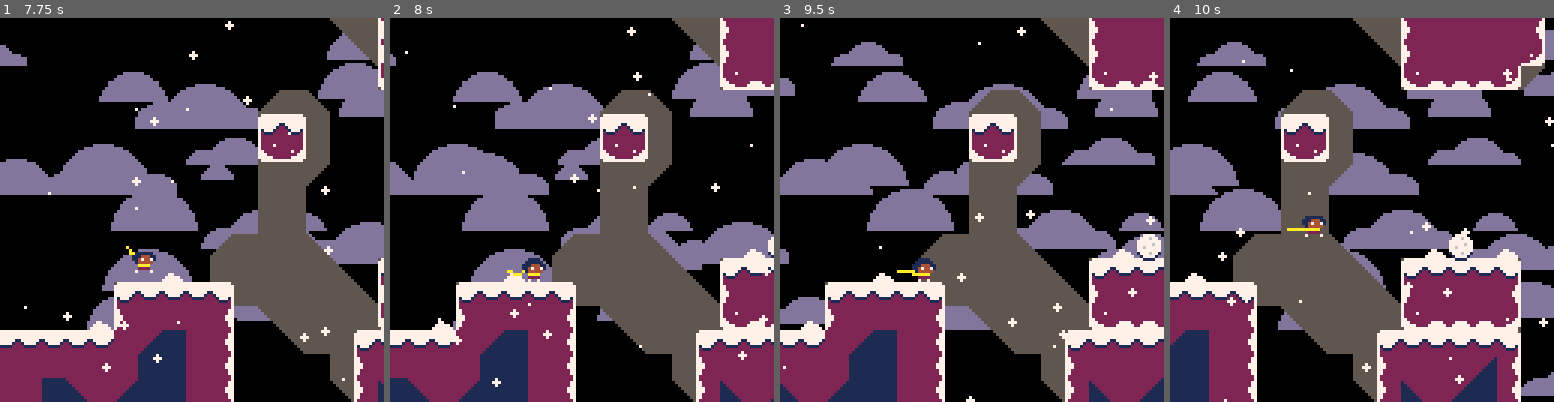
Above: before the commit, frames 1-4 (left to right).
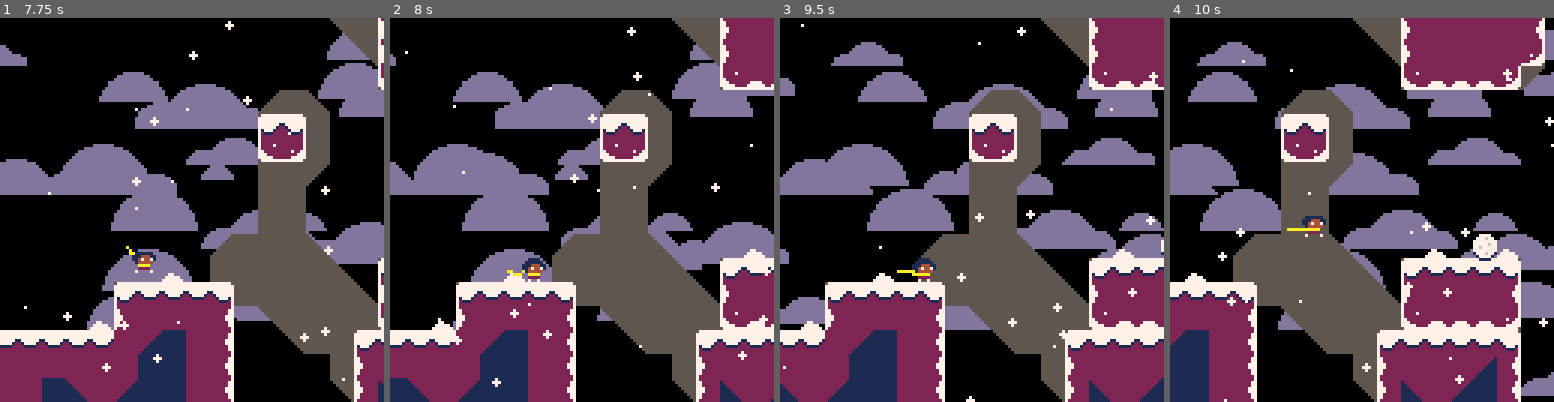
Above: after the commit, the same moments.

Repository: ExOK/Celeste2
Game: PICO-8 cartridge 1.p8
Two runs of this game, one before a commit and one after it. Both use one fixed random seed, a clock stepped at 60 frames per second and the inputs below.
Inputs:
- Up to frame 1 (7.75 s): tap X (X key) at 0.33, 1.07, 1.85, 2.97, 4.08, 5.2, 6.32, 7.43 s; tap O (Z key) at 0.7, 1.7, 2.1, 2.5, 2.9, 3.3, 3.7, 4.1, 4.5, 4.9, 5.3, 5.7, 6.1, 6.5, 6.9, 7.3, 7.7 s; hold Right 1.6-2.1 s; hold Right 2.47-3.03 s; hold Left 3.08-3.58 s; hold Down 3.63-3.97 s; hold Right 4.02-4.68 s; hold Left 5.08-5.68 s; hold Down 5.73-6.03 s; hold Right 6.08-6.58 s; hold Right 6.63-7.13 s; hold Right from 7.5 s (still down)
- Up to frame 2 (8 s): keep holding Right
- Up to frame 3 (9.5 s): release Right at 8.07 s; tap O (Z key) every 0.4 s from 8.1 to 9.3 s; hold Left 8.12-8.62 s; tap X (X key) at 8.55 s; hold Down 8.67-9 s; hold Right from 9.05 s (still down)
- Up to frame 4 (10 s): tap X (X key) at 9.67 s; tap O (Z key) at 9.7 s; release Right at 9.72 s

Frame 1 is identical in both runs. In frame 2, less than 0.1% of the frame differs, in the area x 98-100%, y 57-63%; in frame 3, 0.4%; in frame 4, 0.7%, in the area x 72-86%, y 56-64%.

Commit message:
1.p8 tweaks

Diff:
--- a/1.p8
+++ b/1.p8
@@ -85,19 +85,19 @@
 000000000000000000000000000000000000002a282021212121220000000000000000000000000000000000000000000000000000000000000000000000000000000000000000000000000000000000000000000000000000000000000000000000000000000000000000000000000000000000000000000000000000000000
 00000000000000000000000000000000000000002a2021212121320000000000000000000000000000000000000000000000000000000000000000000000000000000000000000000000000000000000000000000000000000000000000000000000000000000000000000000000000000000000000000000000000000000000
 0000000000000000000000000000000000000000003031313132290000000000000000000000000000000000000000000000000000000000080000000000000000000000000000000000000000000000000000000000000000000000000000000000000000000000000000000000000000000000000000000000000000000000
-000000000000000000000000000000003a2839000000000000000000000000003a2828000000000000000000000000000000000000000010111200000000000000000000000000000000000000000000000000000000000000000000000000000000000000000000000000000000000000000000000000000000000000000000
+000000000000000000000000000000003a2839000000000000000000000000003e3a28000000000000000000000000000000000000000010111200000000000000000000000000000000000000000000000000000000000000000000000000000000000000000000000000000000000000000000000000000000000000000000
 0000000000000000000000000000000010122800000000000000000000000000101228000000000000000000000000000000000000000020212200000000000000000000000000000000000000000000000000000000000000000000000000000000000000000000000000000000000000000000000000000000000000000000
 00000000000000000000000000000000303228000000000000000000000000002022283900000008000000000000000000001a0000000030313200000000000000000000000000000000000000000000000000000000000000000000000000000000000000000000000000000000000000000000000000000000000000000000
 0000000000000000000000000000000028282900000000000000000000000000202228282810111112000000000000004041424300000028290000000000000000000000000000000000000000000000000000000000000000000000000000000000000000000000000000000000000000000000000000000000000000000000
 000000000000000000000000000000002828000000000000000000000000000020222a282820212122000000000000005051525300003a28000000000000000000000000000000000000000000000000000000000000000000000000000000080000000000000000000000000000000000000000000000000000000000000000
 000000000000000000000000000000002828000000000000000000000000000020220000282021212200000000000000606162631a002800000000000000000000000000000000000000000000000000000000000000000000000000003a00100000000000000000000000000000000000000000000000000000000000000000
-00000000000000000000000000003a28282839000000083e0008000000000000303200002820212122390000101111111111111111122839000000000000000000000000000000000000000000000000000000000000000000000000002828200000000000000000000000000000000000000000000000000000000000000000
+00000000000000000000000000003a2828283900000008003e08000000000000303200002820212122390000101111111111111111122839000000000000000000000000000000000000000000000000000000000000000000000000002828200000000000000000000000000000000000000000000000000000000000000000
 0000000000000000000000000800282828282839001011111112000000000000282800002a2021212228003a2021212121212121212228280000000008000000000000000000000000000000000000000000000000000000000000083a2828200000000000000000000000000000000000000000000000000000000000000000
-000607000000000000001011111112282828282839202121212200000000000028280000002021212228002820213827212121212121111111111111122f00002f00002f2f2f000000002f2f002f00002f002f2f000000003f3f3f10111111210000000000000000000000000000000000000000000000000000000000000000
-001617000000020000082021212122002a282828283031313132000000002b2c2c2d3900003021212228002830213638212126382721212121212121320000001f0000001f0000000000001f001f00001f00001f0000000000001f20212121210000000000000000000000000000000000000000000000000000000000000000
-11111111111111111111212638212200002a282810111111111200000000281011122828282820213228002828202121212138383838272121212122280000001f0000001f0000000000001f001f00001f00001f0000000000001f30312121210000000000000000000000000000000000000000000000000000000000000000
-272627212121212121212138382122000000002820212121262200000000282021222828282820222828392828202121212638383838383838272122280000001f0000001f003a283900001f001f00001f00001f0000000000001f28282021210000000000000000000000000000000000000000000000000000000000000000
-383838212121213827212638382122000000002a202721263822000000002a2021222828282820222828282828202638383838383838383838382122290000001f0000001f3a28282800001f001f00001f00001f0000000000001f2a282021210000000000000000000000000000000000000000000000000000000000000000
+000607000000000000001011111112282828282839202121212200000000000028280000002021212228002820213827212121212121111111111111122f00002f00002f2f2f000000002f2f002f00002f002f2f000000003f3f0010111111210000000000000000000000000000000000000000000000000000000000000000
+001617000000020000082021212122002a282828283031313132000000002b2c2c2d3900003021212228002830213638212126382721212121212121320000001f0000001f0000000000001f001f00001f00001f00000000001f0020212121210000000000000000000000000000000000000000000000000000000000000000
+11111111111111111111212638212200002a282810111111111200000000281011122828282820213228002828202121212138383838272121212122280000001f0000001f0000000000001f001f00001f00001f00000000001f0030312121210000000000000000000000000000000000000000000000000000000000000000
+272627212121212121212138382122000000002820212121262200000000282021222828282820222828392828202121212638383838383838272122280000001f0000001f003a283900001f001f00001f00001f00000000001f0028282021210000000000000000000000000000000000000000000000000000000000000000
+383838212121213827212638382122000000002a202721263822000000002a2021222828282820222828282828202638383838383838383838382122290000001f0000001f3a28282800001f001f00001f00001f00000000001f002a282021210000000000000000000000000000000000000000000000000000000000000000
 0000000000000000000000000000000000000000000000000000000000000000000000000000000000000000000000000000000000000000000000000000000000000000000000000000000000000000000000000000000000000000000000000000000000000000000000000000000000000000000000000000000000000000
 0000000000000000000000000000000000000000000000000000000000000000000000000000000000000000000000000000000000000000000000000000000000000000000000000000000000000000000000000000000000000000000000000000000000000000000000000000000000000000000000000000000000000000
 ff7ffba7e74f000c45198e2129f28d83b62e613e4dfccfc8b2fdffdf6cd3ff3f9ce3498efdff7feeae2f7f2cc9ff7fccd15f727dff7f3abae494edff2f3bffffb5fcdf33ffd330c26257b6ffbf92d79736e9feffdbee1ff2e4389663ffab24873f8880303c4018224bfd935ffe697ef2479248f3d7e4d820bf65fb7f24f9cf43
